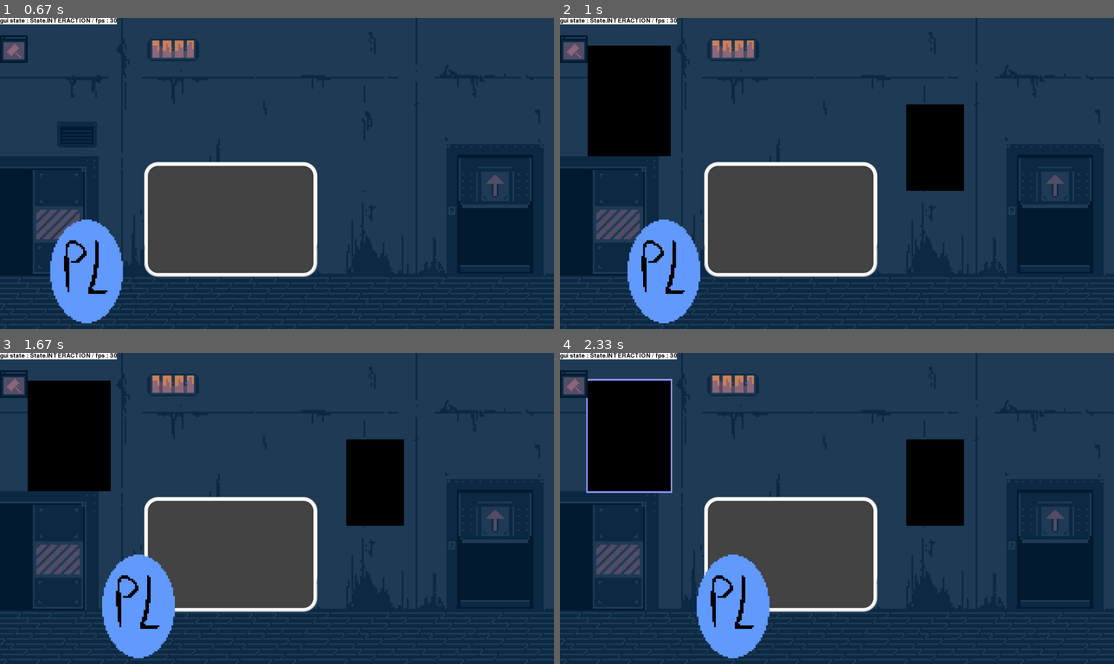
Above: before the commit, frames 1-4 (two rows, left to right).
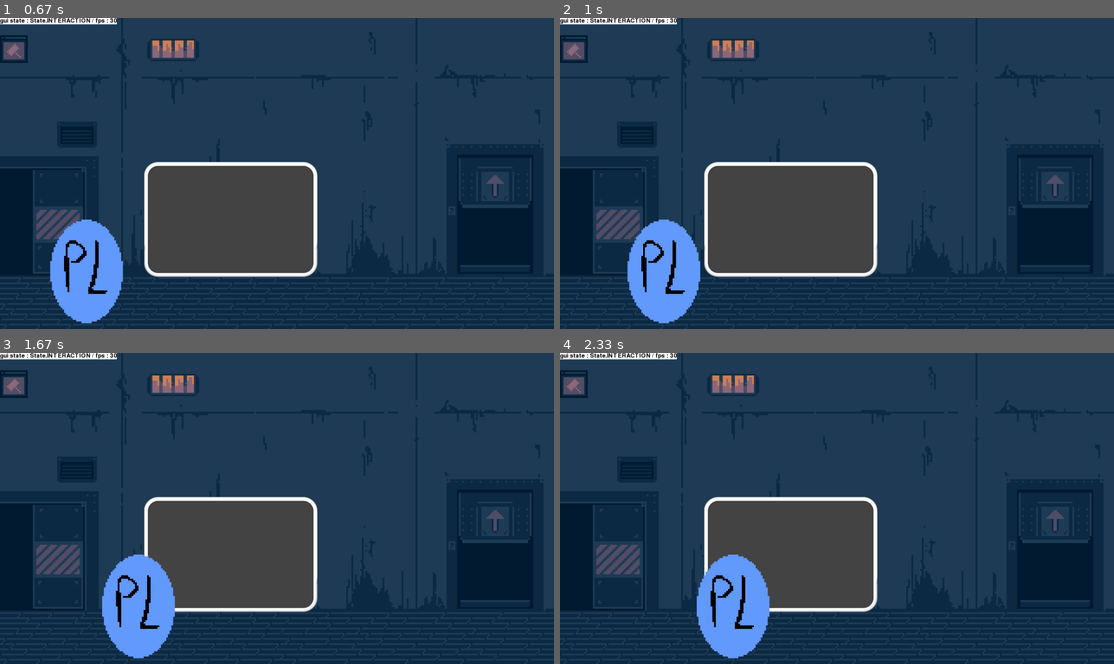
Above: after the commit, the same moments.

Repository: PouchyCorp/TrophNSI
Game: pygame game, started from sources/main.py
Same seed, same stepped clock (60 frames per second), same inputs: the game is played once before the commit and once after it.
Inputs (mouse positions are in pixels of both pictures, inside the frame that each line leads up to):
- Up to frame 1 (0.67 s): hold Right from 0.33 s (still down); move the mouse to (254, 189) at 0.37 s
- Up to frame 2 (1 s): release Right at 0.8 s; hold Up from 0.83 s (still down); move the mouse to (1014, 164) at 0.87 s
- Up to frame 3 (1.67 s): release Up at 1.3 s
- Up to frame 4 (2.33 s): hold Left from 1.83 s (still down); move the mouse to (665, 461) at 1.87 s

Frame 1 is identical in both runs. In frame 2, 8.2% of the frame differs, in the area x 5-73%, y 8-56%; in frame 3, 8.2%; in frame 4, 8.6%, in the area x 4-73%, y 8-56%.

Commit message:
update chip

Diff:
--- a/sources/main.py
+++ b/sources/main.py
@@ -9,13 +9,16 @@
 CLOCK = pg.time.Clock()
 
 import objects.sprite as sprite
-from room_config import R0, R1, R2, R3
+from room_config import R0, R1, R2, R3, P
 from objects.popup import Popup
 from objects.placeable import Placeable
 from objects.inventory import Inventory
 from objects.coord import Coord
 from objects.build_mode import Build_mode, Destruction_mode
 from objects.bot import Bot, Hivemind
+from objects.canva import Painting
+from objects.chip import Chip
+
 
 '''
 def draw_grid():
@@ -96,10 +99,19 @@
                             gui_state = State.INTERACTION
 
                     case pg.K_UP:
-                        current_room = eval('R'+str(current_room.num+1))
+                        if current_room != P:
+                            current_room = eval('R'+str(current_room.num+1))
 
                     case pg.K_DOWN:
-                        current_room = eval('R'+str(current_room.num-1))
+                        if current_room != P and current_room != R0:
+                            current_room = eval('R'+str(current_room.num-1))
+
+                    case pg.K_LEFT:
+                        current_room = P
+                        test_painting = Painting()
+
+                    case pg.K_RIGHT:
+                        current_room = R0
 
                     case pg.K_b:
                         hivemind.add_bot()
@@ -145,6 +157,7 @@
                                     case _:
                                         popups.append(Popup('bip boup erreur erreur'))
 
+
         #cntr = time.time()
 
         #fps counter / state debug
--- a/sources/objects/canva.py
+++ b/sources/objects/canva.py
@@ -1,26 +1,19 @@
+
 import pygame as pg
 from coord import Coord
-from chip import Chip
-from PIL import Image
 
 class Painting:
-
     def __init__(self):
-        self.canva = Image.new('RGB', (48, 64))
-        self.coord = Coord(-1,(210,30))
-        self.surface = pg.Surface.convert(self.canva)
+        self.coord = Coord(666,(100,10))
+        self.pixels = [["#FFFFFF" for col in range(48)] for row in range(64)]
         self.name = None
 
-    def draw(self,win,start : Coord,chip : Chip):
-        drawing == False
-        for y in range(64):
-            for x in range(48):
-                if (x,y) == start.xy:
-                    drawing == True
-                    row,col = 0,0
-                if drawing:
-                    im.putpixel((row+1,col+1),(chip.patern[row][col]))
-        win.blit((2,2),(self.coord.x+x,self.coord.y+y))
-
-pg.init()
-WIN = pg.display.set_mode((1920, 1080))
+    def draw(self,win):
+        for y,line in enumerate(self.pixels):
+            for x,row in enumerate(line):
+                if True:
+                    surf = pg.Surface((2,2))
+                else:
+                    surf = pg.Surface((1,1))
+                surf.fill(row)
+                win.blit(surf,(x*2+200,y*2+30))
--- a/sources/objects/chip.py
+++ b/sources/objects/chip.py
@@ -1,13 +1,26 @@
 from coord import Coord
 import pygame as pg
 from sprite import CHIP
+from canva import Painting
 
 class Chip:
-    def __init__(self, patern, color, coord, surface,start):
+    def __init__(self, patern, coord,):
         self.patern : list = patern
-        self.color : list = color
         self.coord : Coord = coord
-        self.start : Coord = start
-        self.surface : pg.Surface = surface
-        self.rect : pg.Rect = self.surf.get_rect()
         self.sprite = CHIP
+
+    def draw(self,win):
+        win.blit(self.sprite,self.coord.xy)
+
+    def paint(self, clic : Coord, canva : Painting,win,room):
+        drawing = True
+        for y, line in enumerate(canva.pixels):
+            for x, row in enumerate(line):
+                self.coord.xy = (x-2,y-3)
+                if y == 2 or x == 3:
+                    drawing = False
+                if drawing and self.patern[y][x] != "":
+                    canva.pixels[y][x] = self.patern[y][x]
+                win.blit(room.bg_surf, (0,0))
+                canva.draw(win)
+                self.draw(win)
--- a/sources/room_config.py
+++ b/sources/room_config.py
@@ -30,3 +30,7 @@
 
 #R3
 R3 = Room(3,sprite.BG1)
+
+
+#P
+P = Room(666, sprite.BG1)
